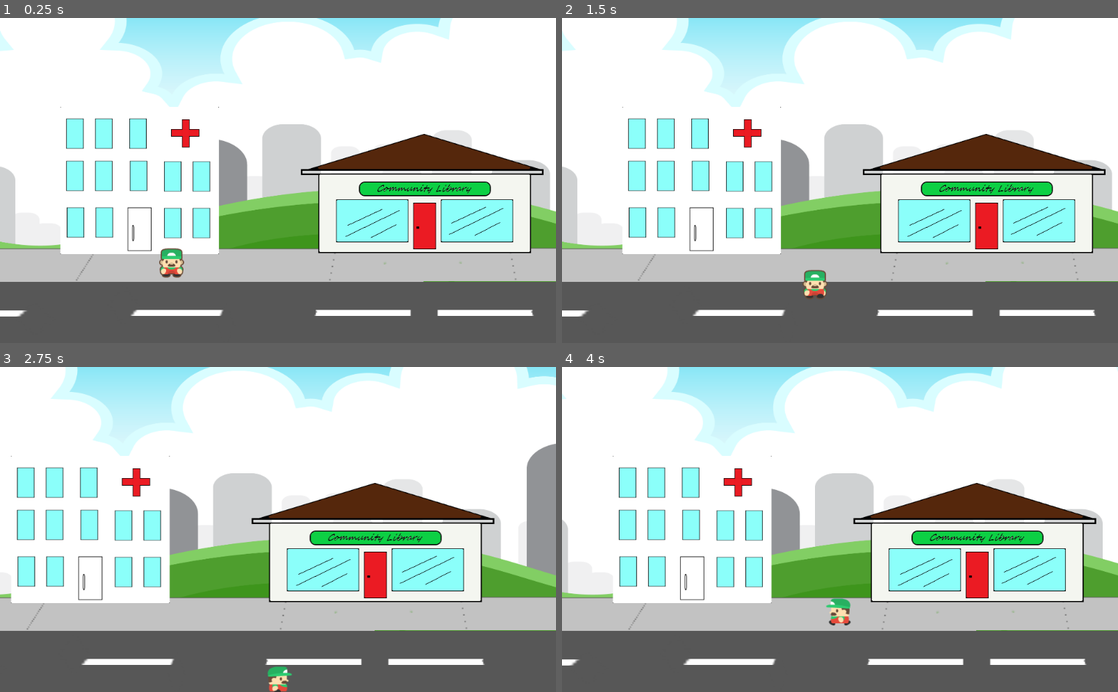
Above: before the commit, frames 1-4 (two rows, left to right).
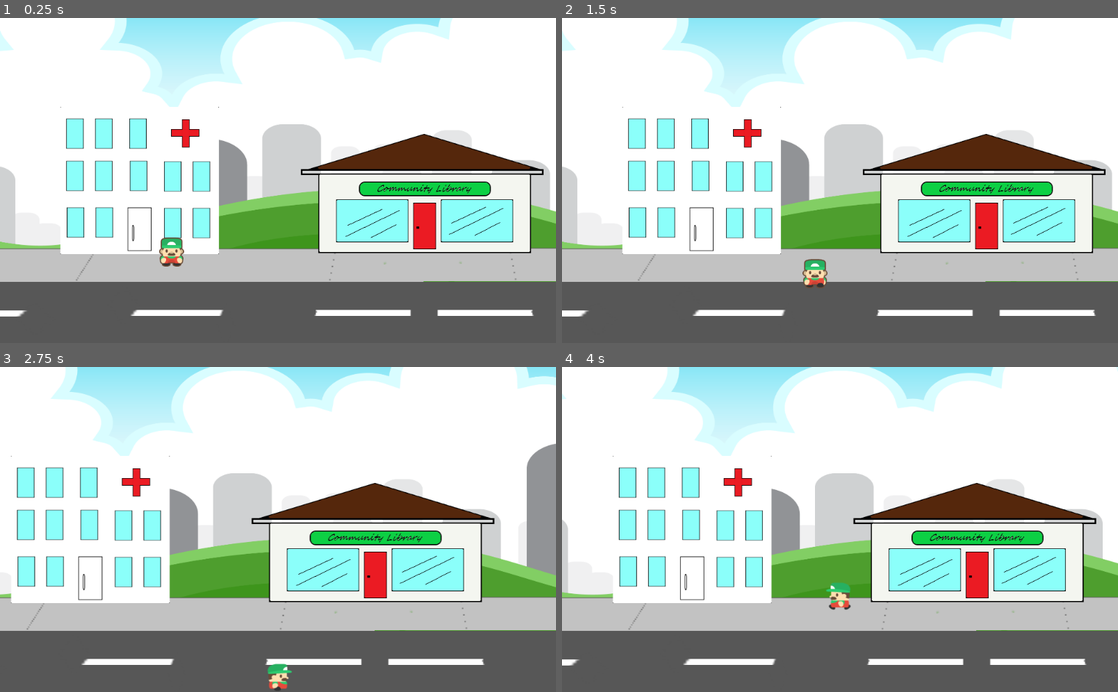
Above: after the commit, the same moments.

Repository: richard-porteous/HeroRPG
Game: Godot game, scene res://scene1.tscn
The game is run twice, just before and just after one commit, with the same random seed, the same clock (stepped at 60 frames per second) and the same inputs.
Inputs:
- Up to frame 1 (0.25 s): no input
- Up to frame 2 (1.5 s): tap Enter at 0.5 s; hold Right (right) 0.53-1.28 s; hold Down (down) from 1.28 s (still down)
- Up to frame 3 (2.75 s): release Down (down) at 2.03 s; hold Right (right) from 2.03 s (still down)
- Up to frame 4 (4 s): release Right (right) at 2.78 s; hold Up (up) 2.78-3.53 s; hold Left (left) from 3.53 s (still down)

The runs differ from the first frame. In frame 1, 0.5% of the frame differs, in the area x 28-34%, y 67-80%; in frame 2, 0.5%; in frame 3, 0.2%; in frame 4, 0.5%.

Commit message:
Adjust player collison rectangle to cover feet only

Diff:
--- a/Camera2D.gd
+++ b/Camera2D.gd
@@ -7,4 +7,3 @@
 
 func _physics_process(_delta):
 	position.x = player.position.x
-	print (position)
--- a/characters/player/player.tscn
+++ b/characters/player/player.tscn
@@ -4,7 +4,7 @@
 [ext_resource path="res://characters/player/player.gd" type="Script" id=2]
 
 [sub_resource type="RectangleShape2D" id=1]
-extents = Vector2( 15.5, 21 )
+extents = Vector2( 15.5, 3 )
 
 [node name="Player" type="KinematicBody2D"]
 script = ExtResource( 2 )
@@ -13,6 +13,5 @@
 frames = ExtResource( 1 )
 
 [node name="CollisionShape2D" type="CollisionShape2D" parent="."]
-visible = false
-position = Vector2( 0.5, -2 )
+position = Vector2( 0, 21 )
 shape = SubResource( 1 )
